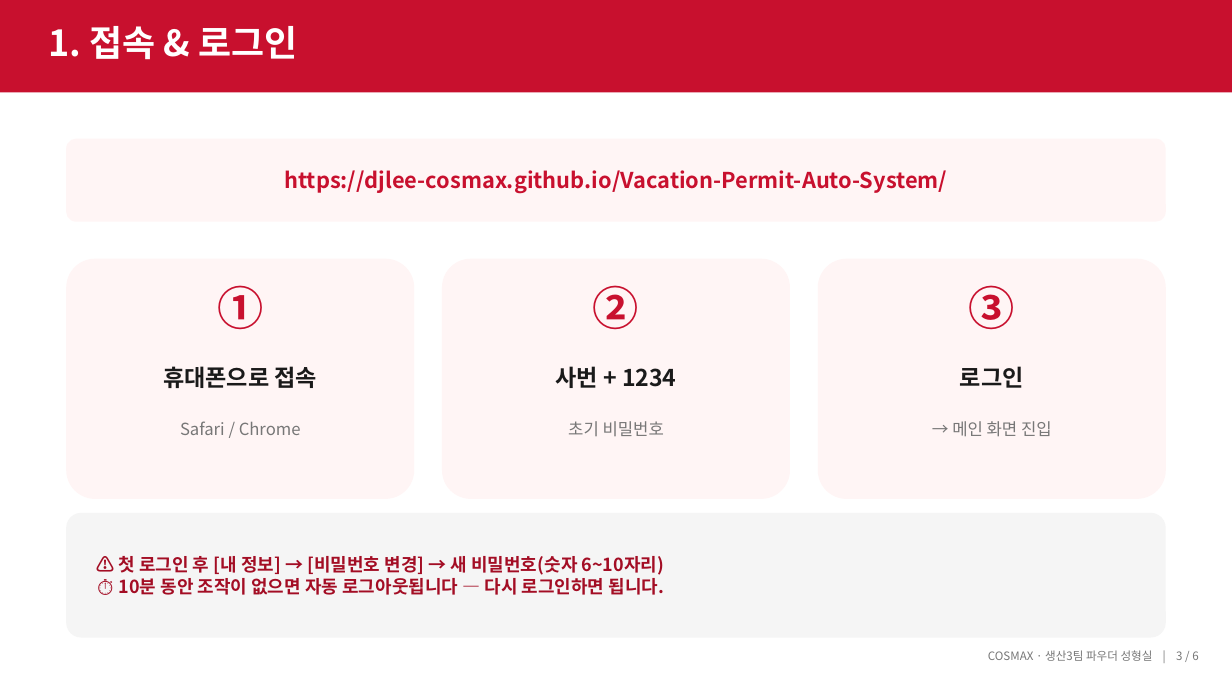
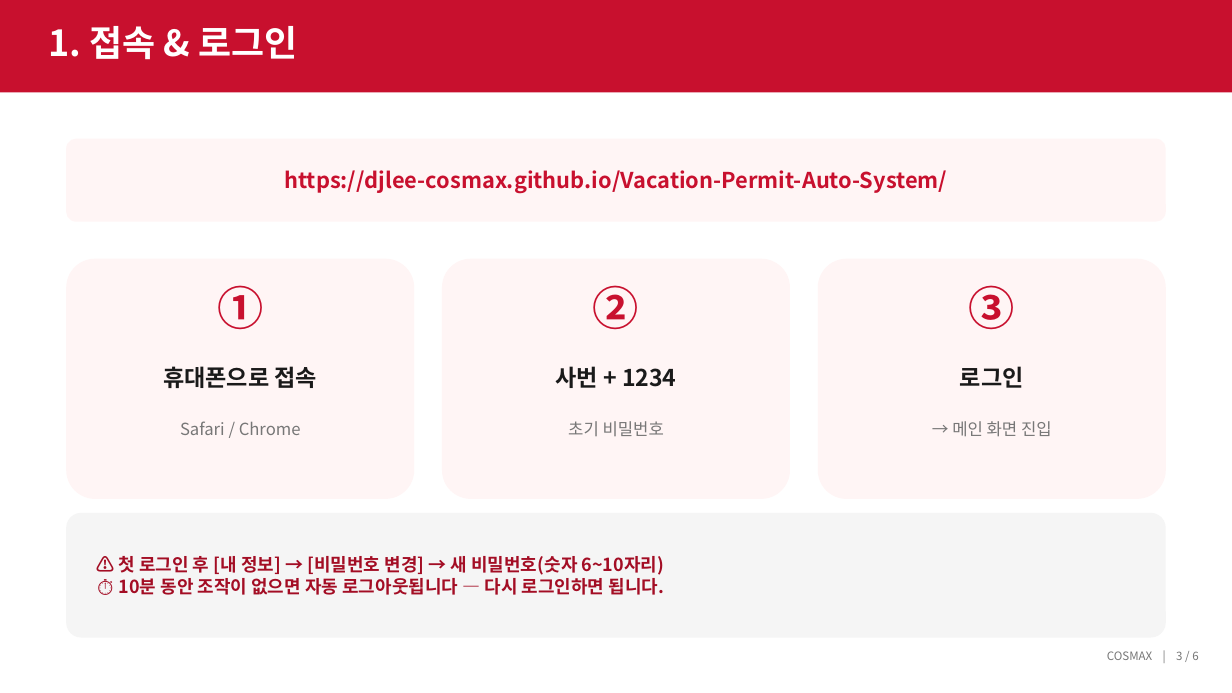
Before and after one commit to djlee-cosmax/Vacation-Permit-Auto-System, a slide deck: slide 3 of docs/휴가증 자동 반영 프로그램 안내 (작업자용).pptx. Drawn at 1232x693 pixels with LibreOffice and Linux fonts; fonts in the diff are those of the drawing. Boxes give left, top, right and bottom in pixels: in the first picture for what was removed or moved away, otherwise in the second. Text is boxed around its words. In the diff, an @@ line names an element or a change of style, - is before the commit and + after.

```diff
--- a/docs/휴가증 자동 반영 프로그램 안내 (작업자용).pptx
+++ b/docs/휴가증 자동 반영 프로그램 안내 (작업자용).pptx
@@ text at (1107,651,1198,660): text changed @@
-COSMAX · 생산3팀 파우더 성형실 | 3 / 6
+COSMAX | 3 / 6
```
Also in this commit, not shown: 5 other slides changed, 3 other files.
